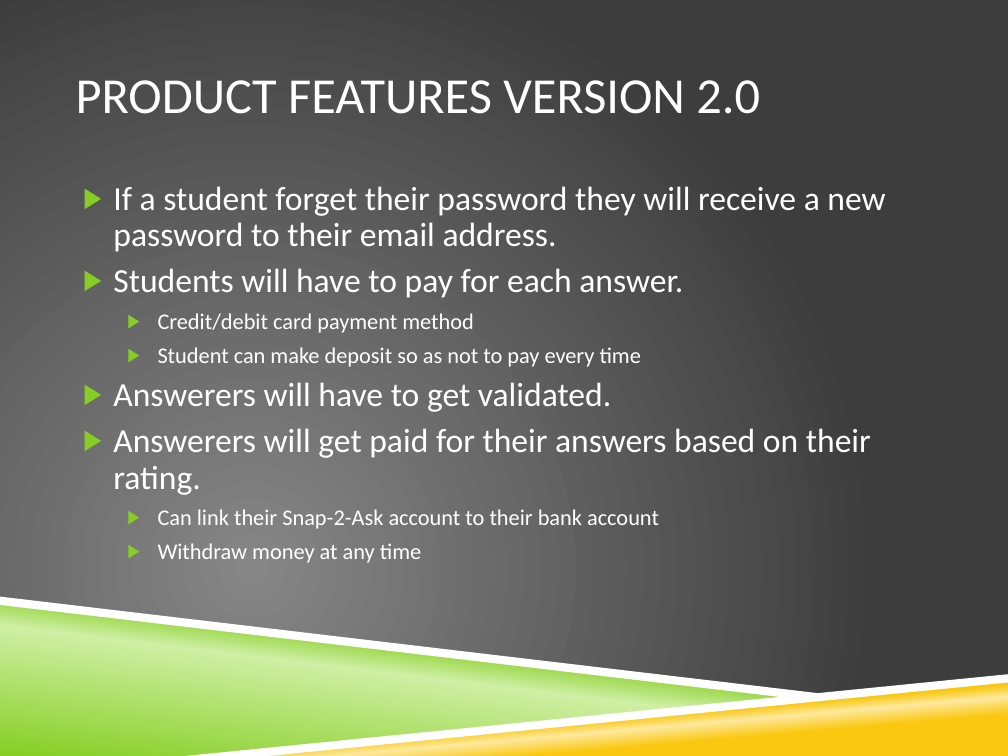
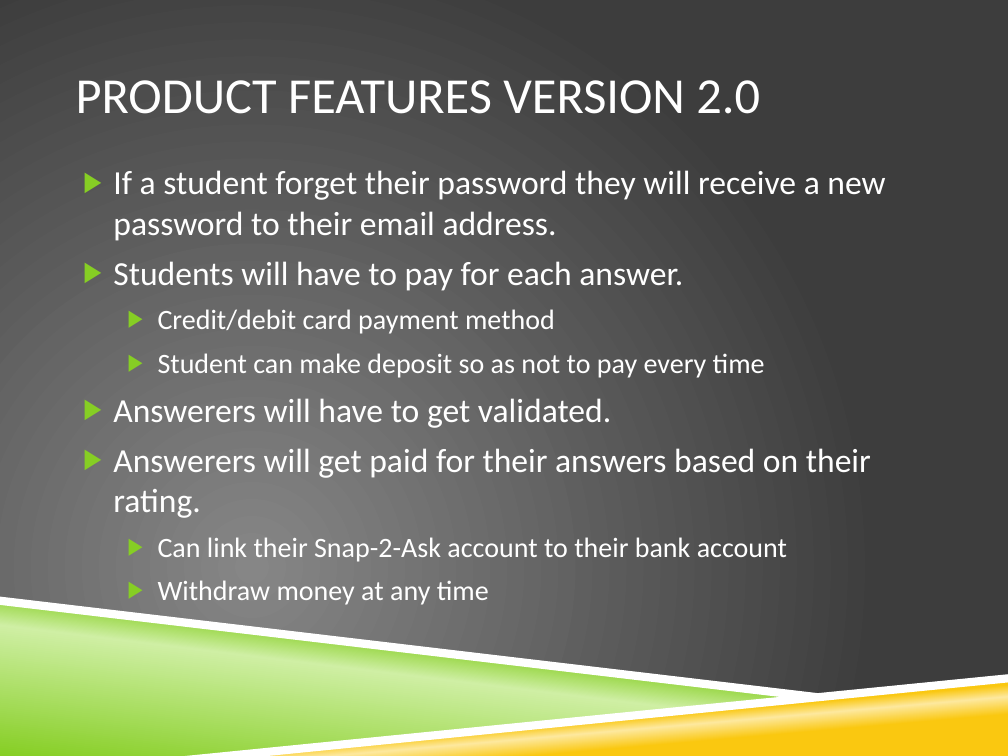
Before and after one commit to razfriman/Snap2Ask, a slide deck: slide 10 of Proposal_Concise.pptx. Drawn at 1008x756 pixels with LibreOffice and Linux fonts; fonts in the diff are those of the drawing; background and template pictures are left out. Boxes give left, top, right and bottom in pixels: in the first picture for what was removed or moved away, otherwise in the second. Text is boxed around its words. In the diff, an @@ line names an element or a change of style, - is before the commit and + after.

Commit message:
bigger font

```diff
--- a/Proposal_Concise.pptx
+++ b/Proposal_Concise.pptx
@@ text "If a student forget their ...": place and size @@
-text "If a student forget their ..." at box(113, 186, 885, 563)
+text "If a student forget their ..." at box(113, 170, 885, 605)
@@ text "If a student forget their ..." at box(113, 170, 885, 605): size 16 to 20 pt in "Credit/debit card payment method", "Student can make deposit so as not ...", "Can link their Snap-2-Ask account to their ...", "Withdraw money at any time"; line spacing 0.9 to 1 @@
```
Also in this commit, not shown: 9 other slides changed.
